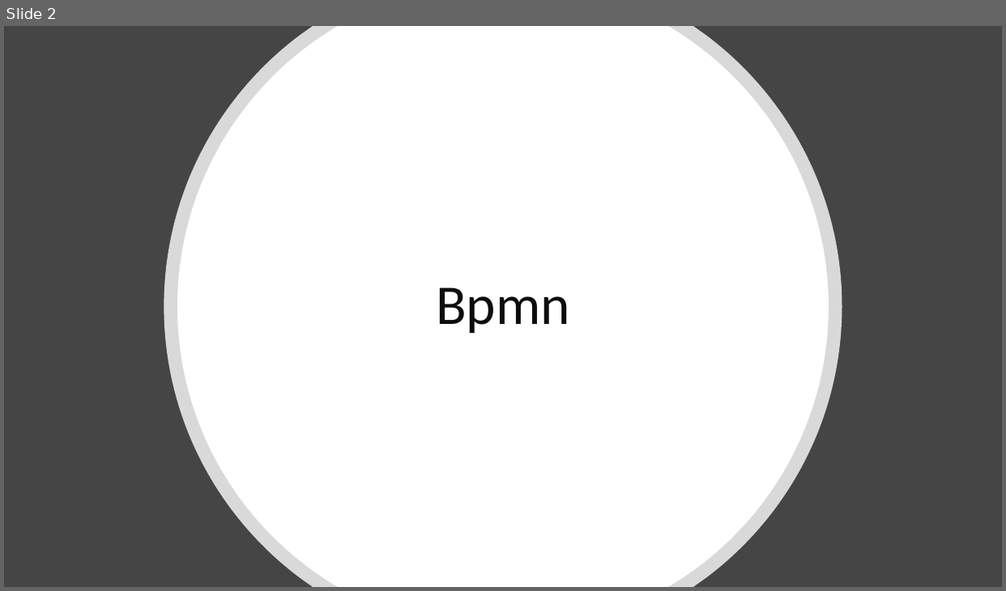
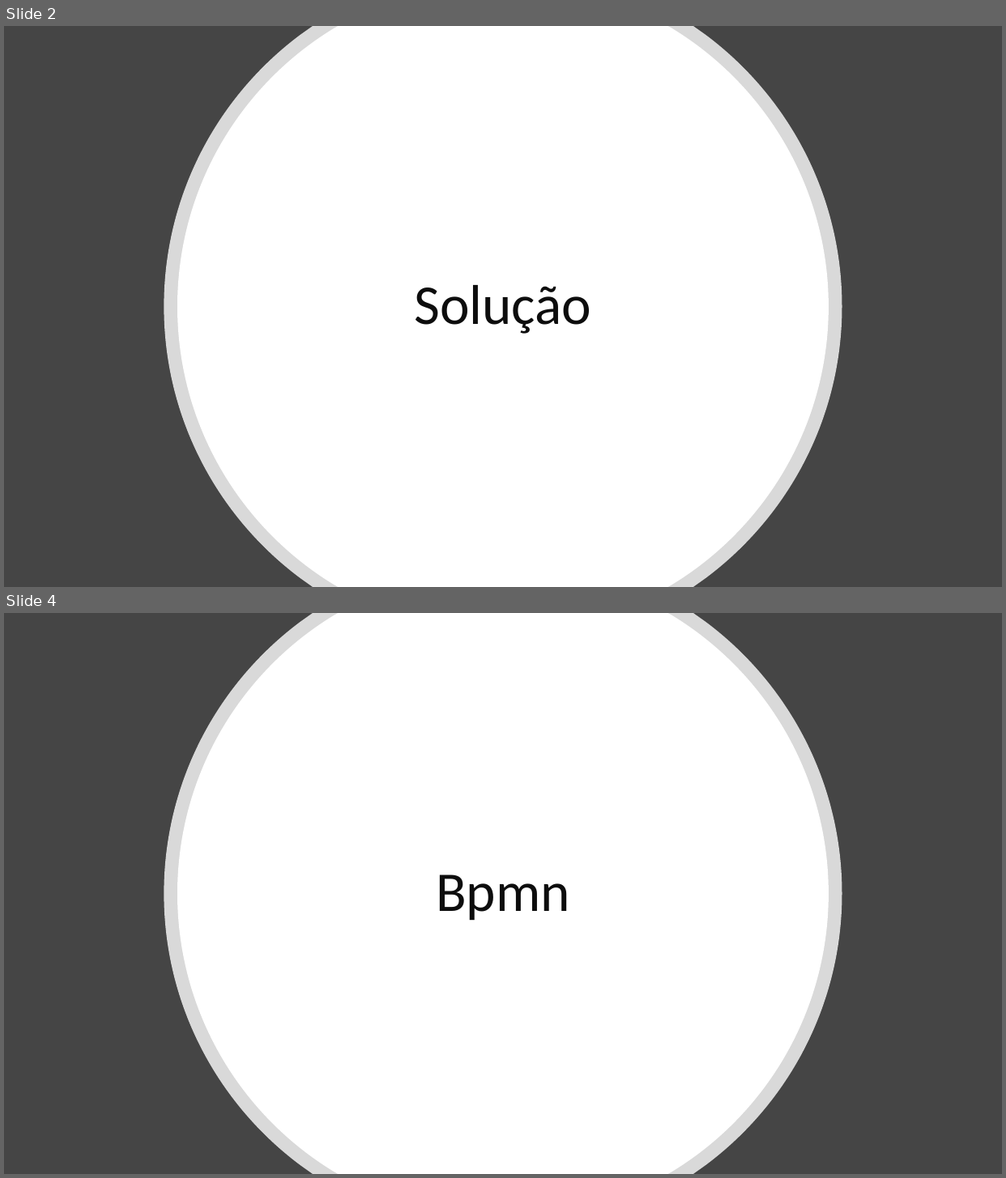
Before and after one commit to Fabicaneyu/.mineHash, a slide deck: Documentação/Slides/Entregas da 2° Sprint.pptx. Shown one above the other, each under a label of ours: slide 2 before the commit, slides 2 and 4 after it; the slides between them are not shown. The pictures are 1006x591 and 1006x1178 pixels, drawn with LibreOffice and Linux fonts; fonts in the diff are those of the drawing. Boxes give left, top, right and bottom in pixels: in the first picture for what was removed or moved away, otherwise in the second. Text is boxed around its words. In the diff, an @@ line names an element or a change of style, - is before the commit and + after.

```diff
--- a/Documentação/Slides/Entregas da 2° Sprint.pptx
+++ b/Documentação/Slides/Entregas da 2° Sprint.pptx
@@ slide 2 added at <box>4,26,1002,587</box>, background #454545 @@
@@ freeform shape added at <box>164,26,842,587</box>, fill #FFFFFF at 80% opacity @@
@@ freeform shape added at <box>177,26,829,587</box>, fill #FFFFFF @@
@@ title added at <box>414,285,591,334</box>, 54 pt, text #0D0D0D @@
+Solução
@@ what was slide 2 is now slide 4 @@
```
Also in this commit, not shown: 1 slide changed, 3 other slides added.
